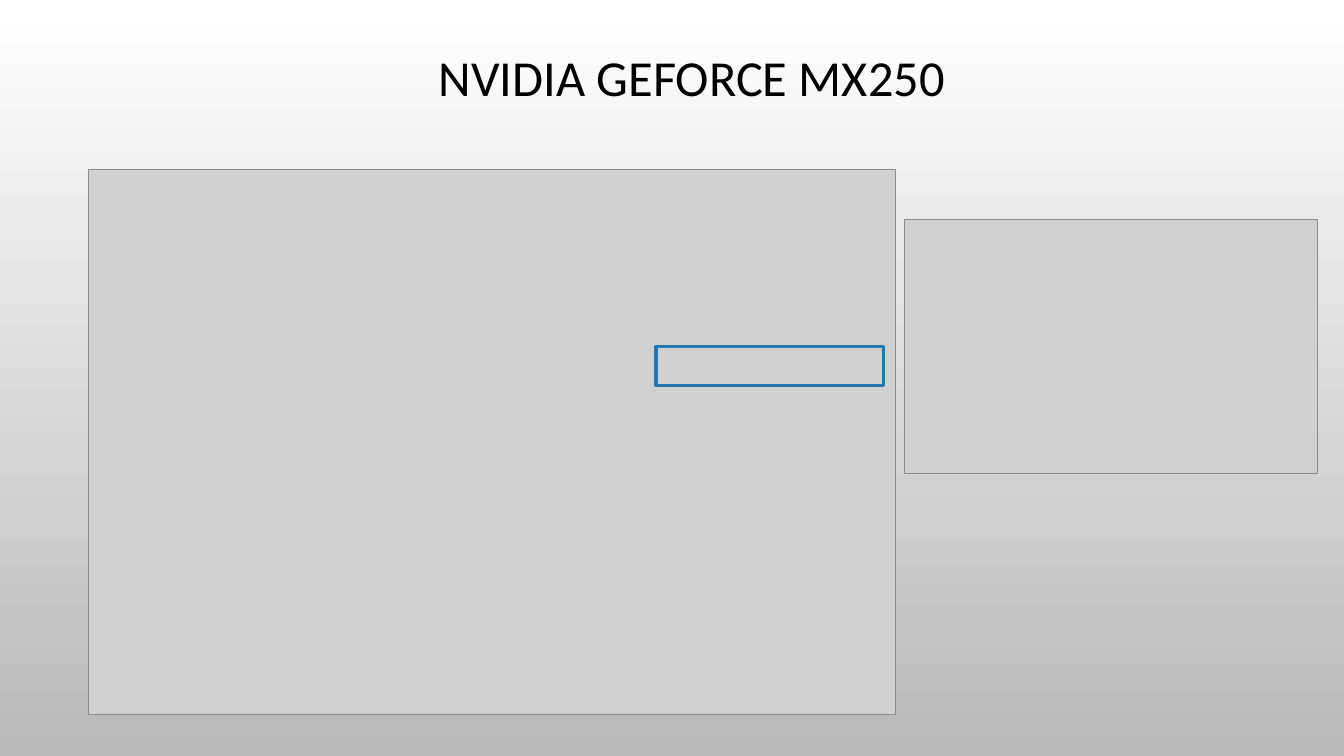
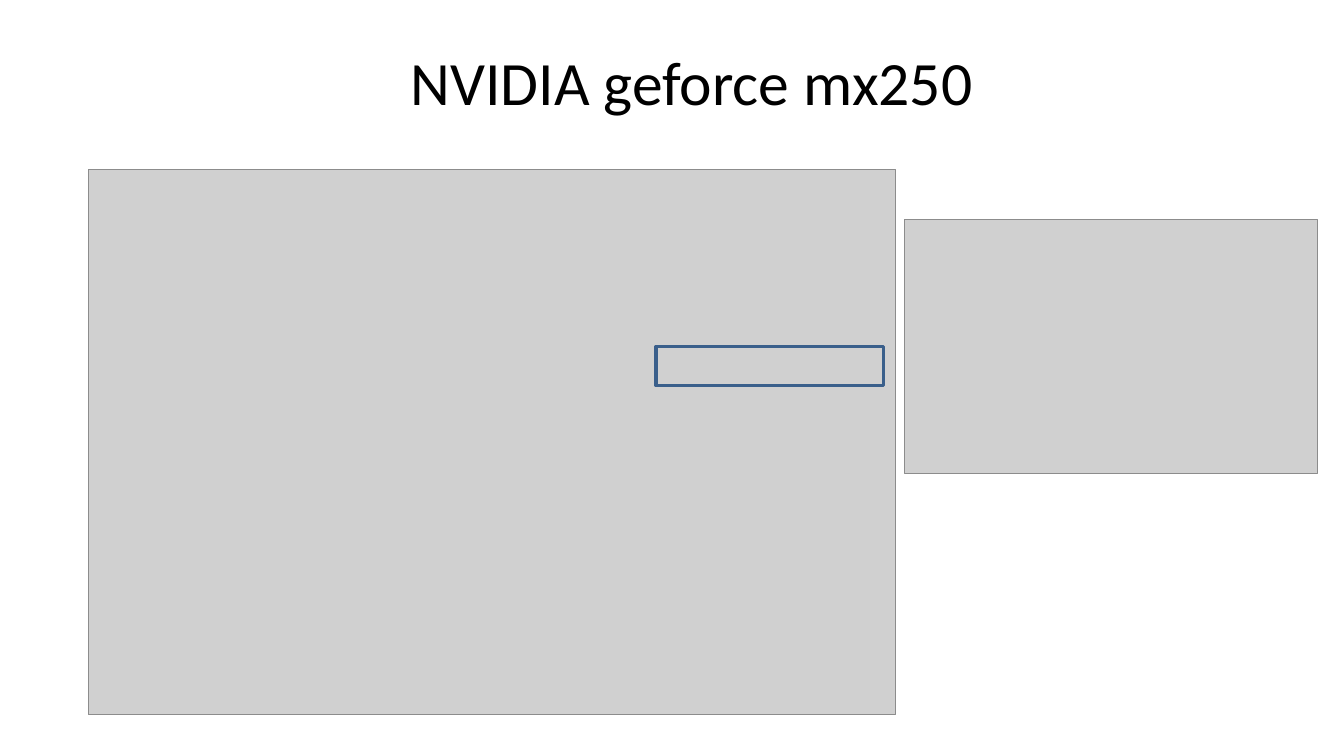
Before and after one commit to LitvinovVN/CudaLearning, a slide deck: slide 5 of _09_PtmConvTest/ptm conveyor.pptx. Drawn at 1344x756 pixels with LibreOffice and Linux fonts; fonts in the diff are those of the drawing; grey boxes stand for pictures; background and template pictures are left out. Boxes give left, top, right and bottom in pixels: in the first picture for what was removed or moved away, otherwise in the second. Text is boxed around its words. In the diff, an @@ line names an element or a change of style, - is before the commit and + after.

```diff
--- a/_09_PtmConvTest/ptm conveyor.pptx
+++ b/_09_PtmConvTest/ptm conveyor.pptx
@@ background picture (left out) to #FFFFFF @@
@@ title at [411, 62, 972, 116]: text changed; size 36 to 44 pt @@
-NVIDIA GEFORCE MX250
+NVIDIA geforce mx250
@@ rectangle at [656, 347, 884, 386]: outline #2379B0 2.5 pt to #3A5F8C 2.5 pt @@
```
Also in this commit, not shown: 7 other slides changed, 3 slides added, 1 slide removed, 1 other file.
